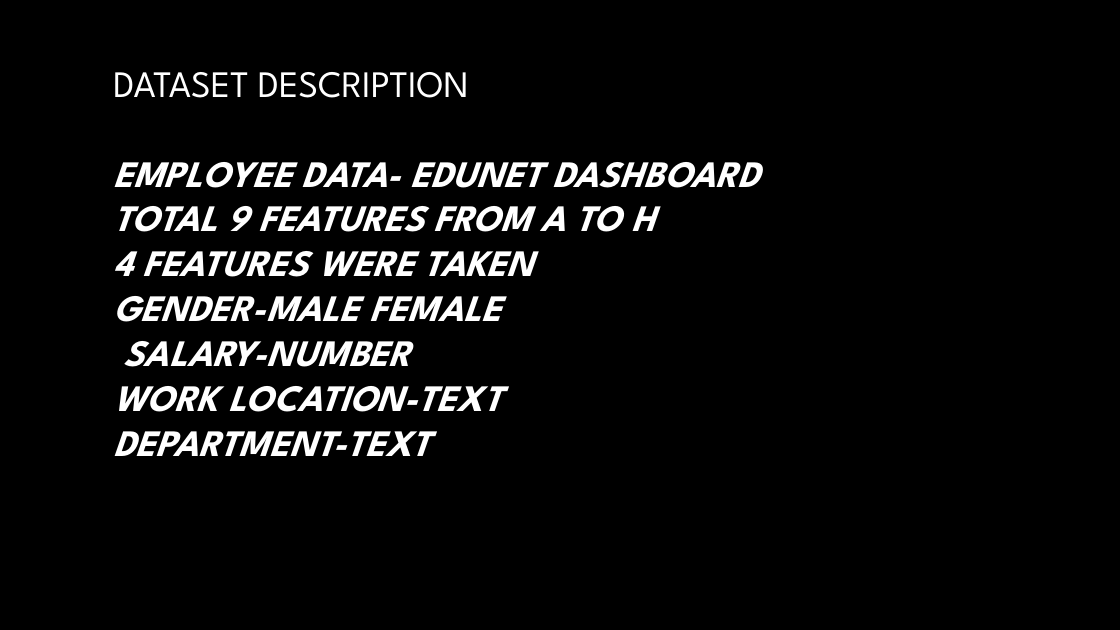
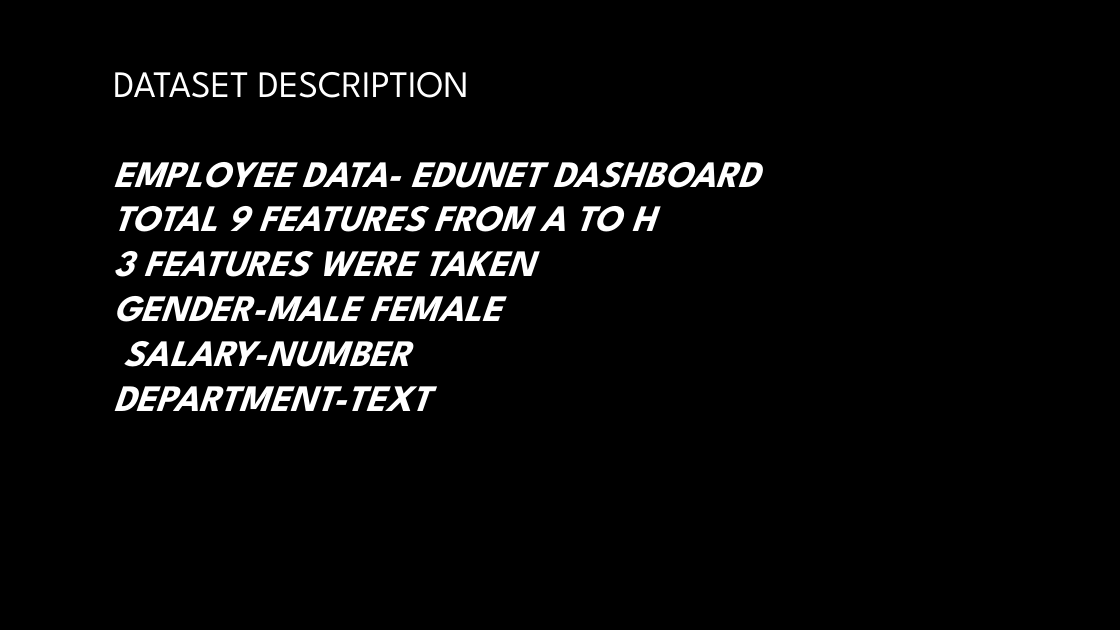
Before and after one commit to VELUKKANNAN/TNSDC-DATA-ANALYTICS, a slide deck: slide 8 of velukkannan naan mudhalvan project 2.pptx. Drawn at 1120x630 pixels with LibreOffice and Linux fonts; fonts in the diff are those of the drawing; background and template pictures are left out. Boxes give left, top, right and bottom in pixels: in the first picture for what was removed or moved away, otherwise in the second. Text is boxed around its words. In the diff, an @@ line names an element or a change of style, - is before the commit and + after.

```diff
--- a/velukkannan naan mudhalvan project 2.pptx
+++ b/velukkannan naan mudhalvan project 2.pptx
@@ title at [113,72,760,411]: text changed @@
-DATASET DESCRIPTION
-EMPLOYEE DATA- EDUNET DASHBOARD
-TOTAL 9 FEATURES FROM A TO H
-4 FEATURES WERE TAKEN
-GENDER-MALE FEMALE
-SALARY-NUMBER
-WORK LOCATION-TEXT
-DEPARTMENT-TEXT
+DATASET DESCRIPTION
+EMPLOYEE DATA- EDUNET DASHBOARD
+TOTAL 9 FEATURES FROM A TO H
+3 FEATURES WERE TAKEN
+GENDER-MALE FEMALE
+SALARY-NUMBER
+DEPARTMENT-TEXT
```
